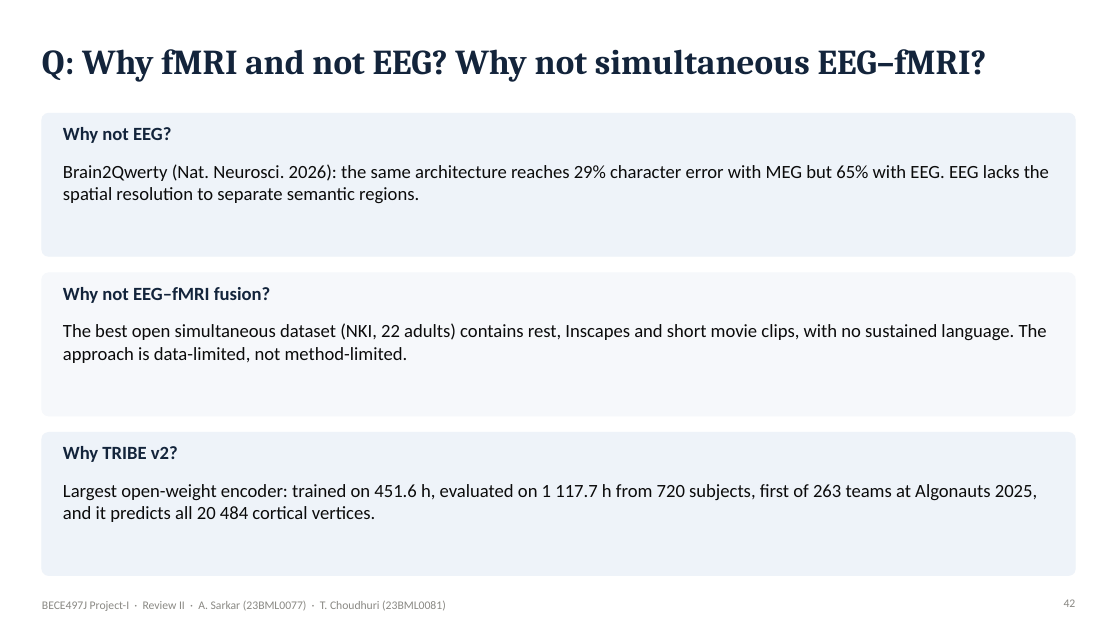
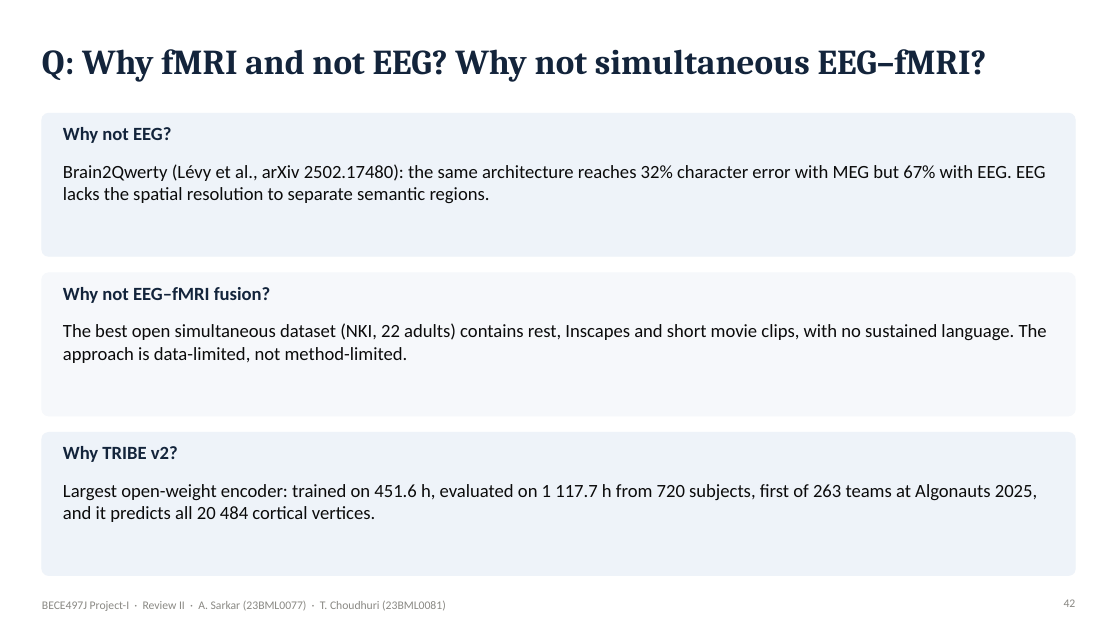
Before and after one commit to Ivxn404/semantic-decoding-tribe-inversion, a slide deck: slide 42 of deck/Review2_Sarkar_Choudhuri.pptx. Drawn at 1120x630 pixels with LibreOffice and Linux fonts; fonts in the diff are those of the drawing. Boxes give left, top, right and bottom in pixels: in the first picture for what was removed or moved away, otherwise in the second. Text is boxed around its words. In the diff, an @@ line names an element or a change of style, - is before the commit and + after.

```diff
--- a/deck/Review2_Sarkar_Choudhuri.pptx
+++ b/deck/Review2_Sarkar_Choudhuri.pptx
@@ text at bbox=[63, 164, 1046, 203]: text changed @@
-Brain2Qwerty (Nat. Neurosci. 2026): the same architecture reaches 29% character error with MEG but 65% with EEG. EEG lacks the spatial resolution to separate semantic regions.
+Brain2Qwerty (Lévy et al., arXiv 2502.17480): the same architecture reaches 32% character error with MEG but 67% with EEG. EEG lacks the spatial resolution to separate semantic regions.
```
Also in this commit, not shown: 2 other slides changed, 18 other files.
